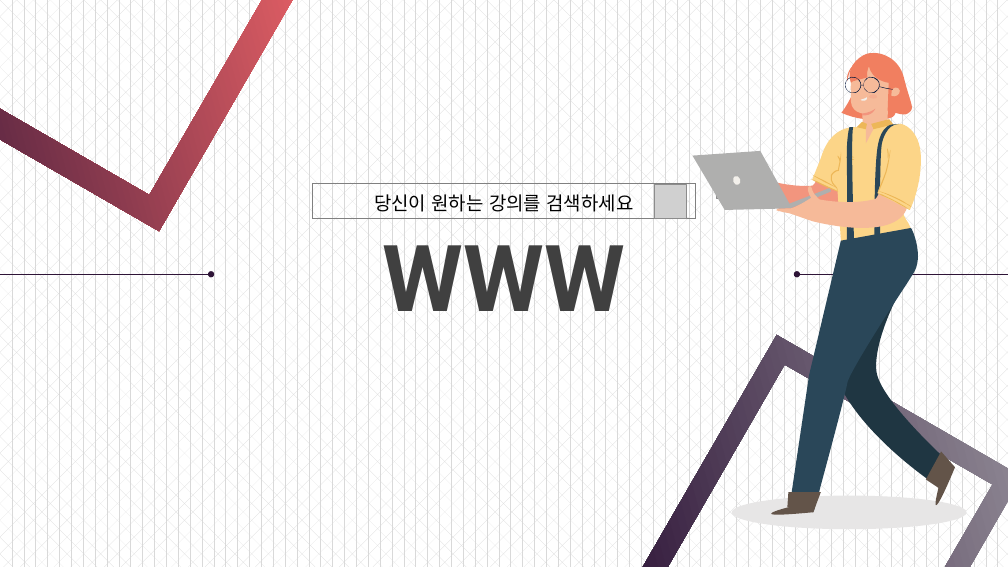
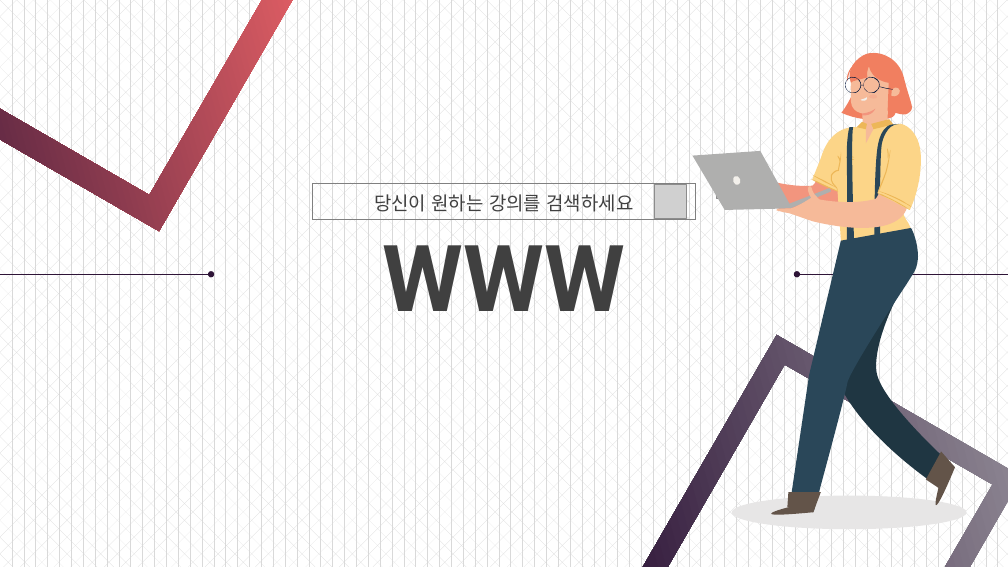
Before and after one commit to gyuri7/project, a slide deck: slide 1 of 1.프로젝트기획서.pptx. Drawn at 1008x567 pixels with LibreOffice and Linux fonts; fonts in the diff are those of the drawing; grey boxes stand for pictures. Boxes give left, top, right and bottom in pixels: in the first picture for what was removed or moved away, otherwise in the second. Text is boxed around its words. In the diff, an @@ line names an element or a change of style, - is before the commit and + after.

```diff
--- a/1.프로젝트기획서.pptx
+++ b/1.프로젝트기획서.pptx
@@ text "당신이 원하는 강의를 검색하세요" at (374, 194, 634, 212): text colour #000000 to #404040 @@
```
